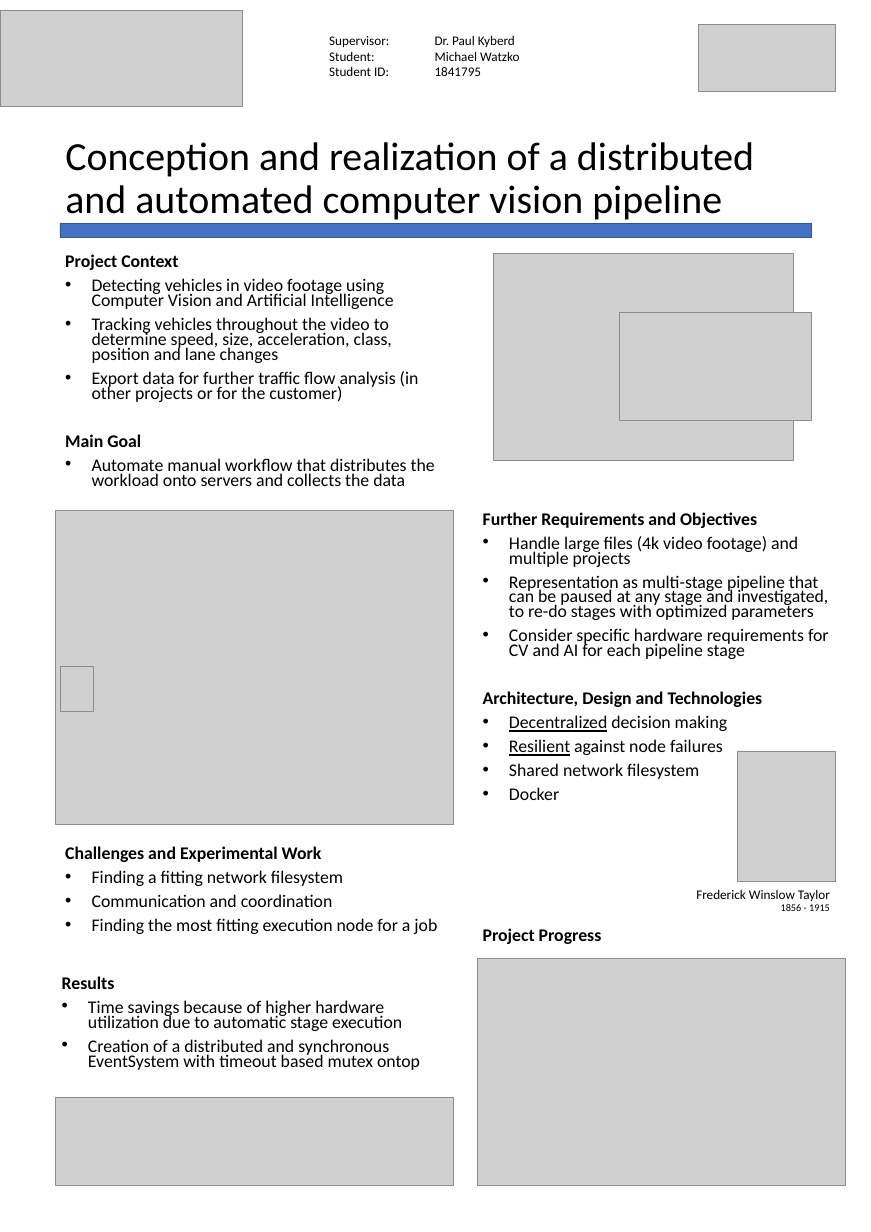
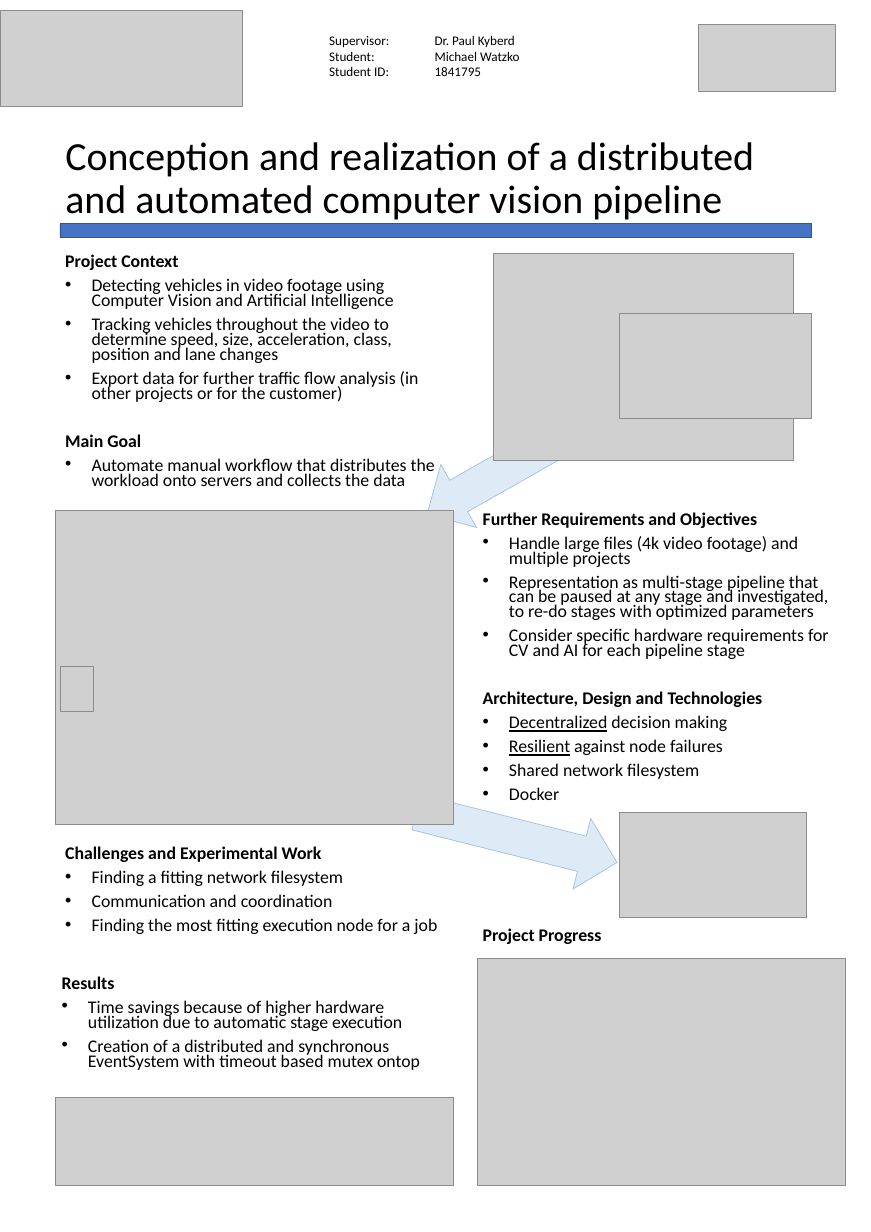
Before and after one commit to kellerkindt/master-thesis, a slide deck: slide 1 of presentation.pptx. Drawn at 871x1232 pixels with LibreOffice and Linux fonts; fonts in the diff are those of the drawing; grey boxes stand for pictures. Boxes give left, top, right and bottom in pixels: in the first picture for what was removed or moved away, otherwise in the second. Text is boxed around its words. In the diff, an @@ line names an element or a change of style, - is before the commit and + after.

```diff
--- a/presentation.pptx
+++ b/presentation.pptx
@@ down arrow added at (x1=410, y1=362, x2=657, y2=545), fill #DEEBF7, outline #9DC3E6 1 pt @@
@@ down arrow added at (x1=408, y1=777, x2=626, y2=898), fill #DEEBF7, outline #9DC3E6 1 pt @@
@@ picture removed at (x1=738, y1=751, x2=835, y2=881) @@
@@ picture added at (x1=620, y1=813, x2=806, y2=917) @@
@@ text removed at (x1=696, y1=890, x2=830, y2=911) @@
-Frederick Winslow Taylor
-1856 - 1915
```
Also in this commit, not shown: 3 other files.
